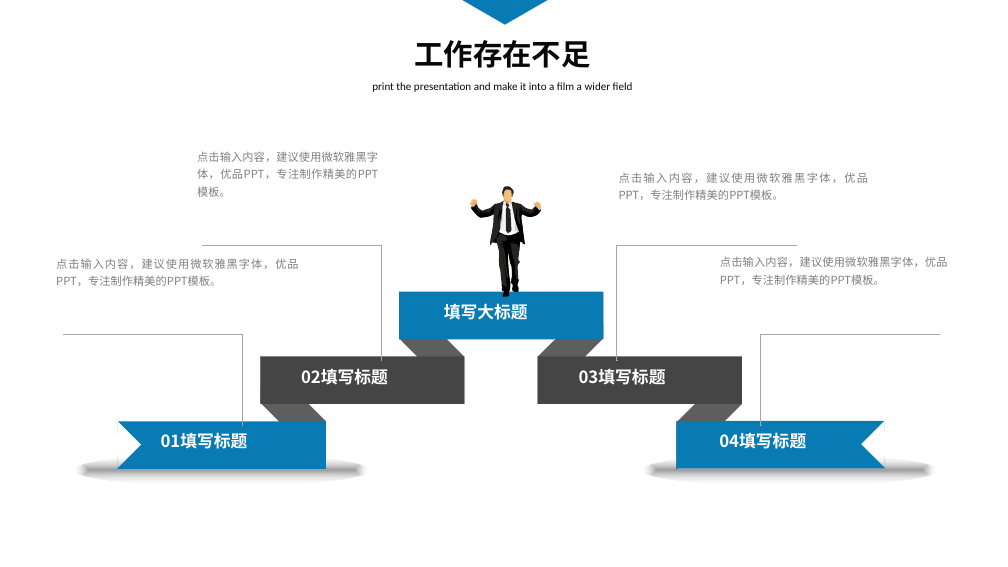
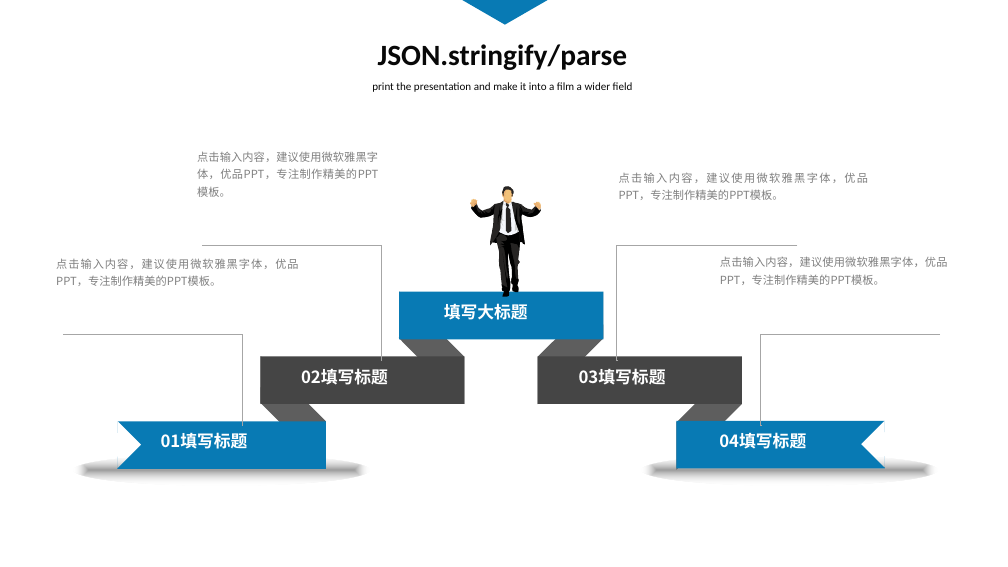
Before and after one commit to touchpillow/ts-demo, a slide deck: slide 13 of ts-分享.pptx (slide 14 before the commit). Drawn at 1008x567 pixels with LibreOffice and Linux fonts; fonts in the diff are those of the drawing. Boxes give left, top, right and bottom in pixels: in the first picture for what was removed or moved away, otherwise in the second. Text is boxed around its words. In the diff, an @@ line names an element or a change of style, - is before the commit and + after.

```diff
--- a/ts-分享.pptx
+++ b/ts-分享.pptx
@@ text at (378, 44, 628, 70): text changed @@
-工作存在不足
+JSON.stringify/parse
```
Also in this commit, not shown: 6 other slides changed, 1 slide added, 7 slides removed, 1 other file.
